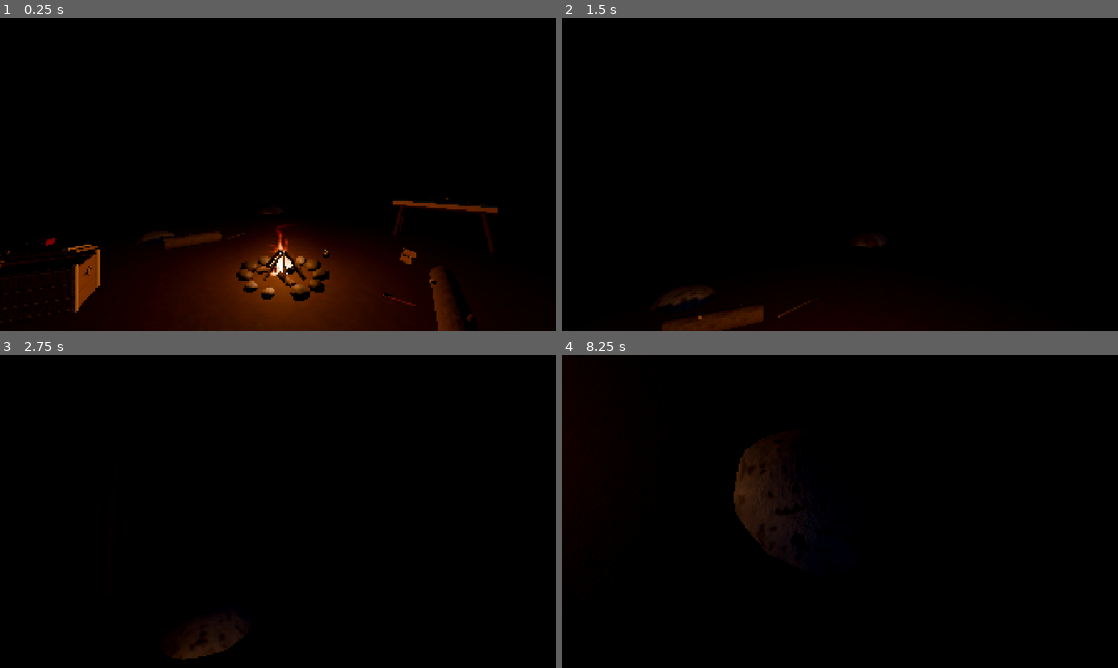
Above: before the commit, frames 1-4 (two rows, left to right).
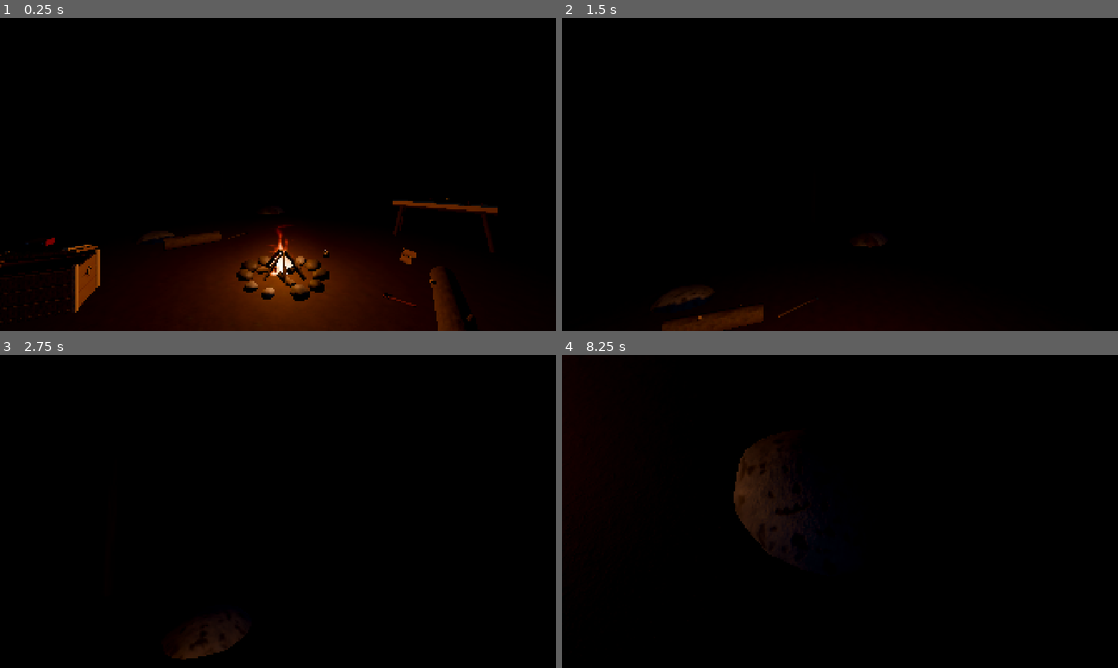
Above: after the commit, the same moments.

Repository: joeldenham21-lgtm/Video-Game-1
Game: Godot game, scene res://scenes/dev/items_test.tscn
Two runs of this game, one before a commit and one after it. Both use one fixed random seed, a clock stepped at 60 frames per second and the inputs below. This scene is started directly instead of the project's main scene.
Inputs (mouse positions are in pixels of both pictures, inside the frame that each line leads up to):
- Up to frame 1 (0.25 s): no input
- Up to frame 2 (1.5 s): tap Enter (ui_accept) at 0.5 s; move the mouse to (867, 174) at 0.52 s; hold E (interact) 0.53-1.28 s; hold W (move_forward) from 0.53 s (still down); tap B (build) at 0.6 s; click (867, 174) at 0.67 s; tap Space (jump) at 0.77 s; move the mouse to (812, 174) at 1.27 s; tap E (interact) at 1.35 s
- Up to frame 3 (2.75 s): keep holding W (move_forward); tap Space (jump) at 1.52 s; tap B (build) at 1.55 s; move the mouse to (289, 505) at 2.02 s; hold E (interact) from 2.03 s (still down); right-click (289, 505) at 2.1 s
- Up to frame 4 (8.25 s): move the mouse to (834, 517) at 2.77 s; release E (interact) at 2.78 s; tap B (build) at 2.85 s; click (834, 517) at 2.92 s; tap Space (jump) at 3.02, 3.77 s; tap Enter (ui_accept) at 3.5, 8 s; move the mouse to (878, 514) at 3.52 s; hold E (interact) 3.53-4.25 s; tap C (crouch) at 3.6 s; tap Tab (inventory) at 4.15 s; release W (move_forward) at 4.25 s; drag from (840, 511) to (756, 433) at 4.27 s; click "INVENTORY" at 5 s; click "EQUIPMENT" at 5.75 s; click "CRAFTING" at 6.5 s; click "✕" at 7.25 s; move the mouse to (845, 511) at 8.02 s; hold W (move_forward) from 8.03 s (still down); hold E (interact) from 8.03 s (still down); tap Mouse wheel down (hotbar_next) at 8.1 s; click (845, 511) at 8.17 s

The runs differ from the first frame. In frame 1, less than 0.1% of the frame differs, in the area x 0-73%, y 69-84%; in frame 2, less than 0.1%; in frame 3, less than 0.1%; in frame 4, less than 0.1%.

Commit message:
Items: fabricator station icon export, closer campfire shot, pickup interact test
Co-Authored-By: Claude Opus 5.5 <noreply@anthropic.com>
Claude-Session: https://claude.ai/code/session_01XgovobckuAwhAEYDF3dVkF

Diff:
--- a/thin-air/src/dev/items_test.gd
+++ b/thin-air/src/dev/items_test.gd
@@ -328,7 +328,7 @@
 func _setup_shot() -> void:
 	match shot:
 		"campfire_night":
-			_pose(Vector3(1.55, 1.38, 2.35), 32.0, -24.0)
+			_pose(Vector3(1.1, 1.08, 1.72), 32.0, -17.0)
 		"campfire_dusk":
 			_pose(Vector3(-2.3, 1.55, 3.0), -35.0, -20.0)
 		"pickups":
--- a/thin-air/src/ui/inventory/inventory_screen.gd
+++ b/thin-air/src/ui/inventory/inventory_screen.gd
@@ -1894,8 +1894,8 @@
 	_station_card.visible = has_station
 	if not has_station:
 		return
-	var icon_id := station_id if ItemDB.get_icon(station_id) != null else &"campfire"
-	_station_icon.texture = ItemDB.get_icon(icon_id)
+	var icon_path := "res://assets/icons/%s.png" % station_id
+	_station_icon.texture = load(icon_path) as Texture2D if ResourceLoader.exists(icon_path) else ItemDB.get_icon(station_id)
 	_station_name.text = Crafting.station_name(station_id).to_upper()
 	var status := ""
 	if station_node != null and is_instance_valid(station_node) and station_node.has_method("get_station_status"):
--- a/thin-air/tests/test_items.gd
+++ b/thin-air/tests/test_items.gd
@@ -352,6 +352,19 @@
 	check(pk.get_node_or_null(^"Visual") != null and pk.get_node_or_null(^"Shape") != null, "pickup built visual + collision")
 	check(pk.take_into(inv) == 3 and inv.count(&"stick") == 3 and pk.is_queued_for_deletion(), "pickup -> inventory")
 	check(int(_events["item_picked_up"]) == n0 + 1, "item_picked_up emitted")
+	# the player-facing path: interact() with a player-shaped node, toast + prompt
+	var pl := _make_player()
+	var toasts: Array[String] = []
+	var on_toast := func(text: String, _kind: StringName) -> void: toasts.append(text)
+	Events.notification.connect(on_toast)
+	Blueprints.lock(&"stone_knife")
+	var pk3 := root.spawn_pickup(&"flint", 2, Vector3(0, 1, 0))
+	await get_tree().process_frame
+	pk3.interact(pl)
+	Events.notification.disconnect(on_toast)
+	check((pl.get("inventory") as Inventory).count(&"flint") == 2 and toasts.has("+2 Flint"), "interact picks up with a '+2 Flint' toast %s" % str(toasts))
+	check(Blueprints.is_unlocked(&"stone_knife"), "picking up flint unlocked the stone knife blueprint")
+	pl.queue_free()
 	# partial pickup when the pack is full
 	var small := Inventory.new(1, 30.0)
 	small.add(&"stone", 8)
--- a/thin-air/tools/icons/export_meshes.gd
+++ b/thin-air/tools/icons/export_meshes.gd
@@ -6,6 +6,9 @@
 ##
 ##   godot --headless --path thin-air -s $PWD/thin-air/tools/icons/export_meshes.gd -- [--ids=stick,log] [--detail=2]
 ## Run `godot --headless --path thin-air --import` first so class_names are registered.
+
+
+const EXTRA_IDS: Array[String] = ["fabricator"]
 
 
 func _init() -> void:
@@ -24,6 +27,9 @@
 	for k in builds:
 		if not ids.has(String(k)):
 			ids.append(String(k))
+	for k in EXTRA_IDS:          # crafting stations that are neither items nor buildables
+		if not ids.has(k):
+			ids.append(k)
 	if args.has("ids"):
 		var want := String(args["ids"]).split(",")
 		ids = ids.filter(func(x: String) -> bool: return want.has(x))
